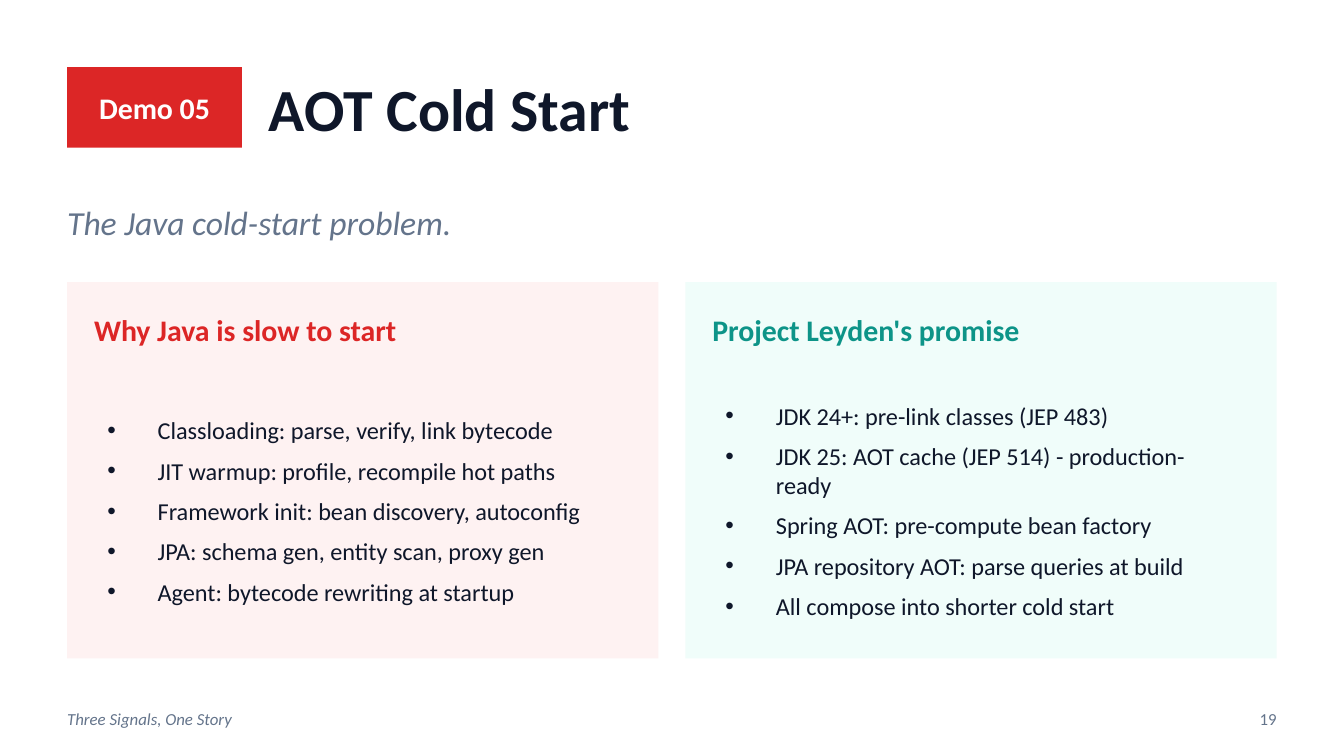
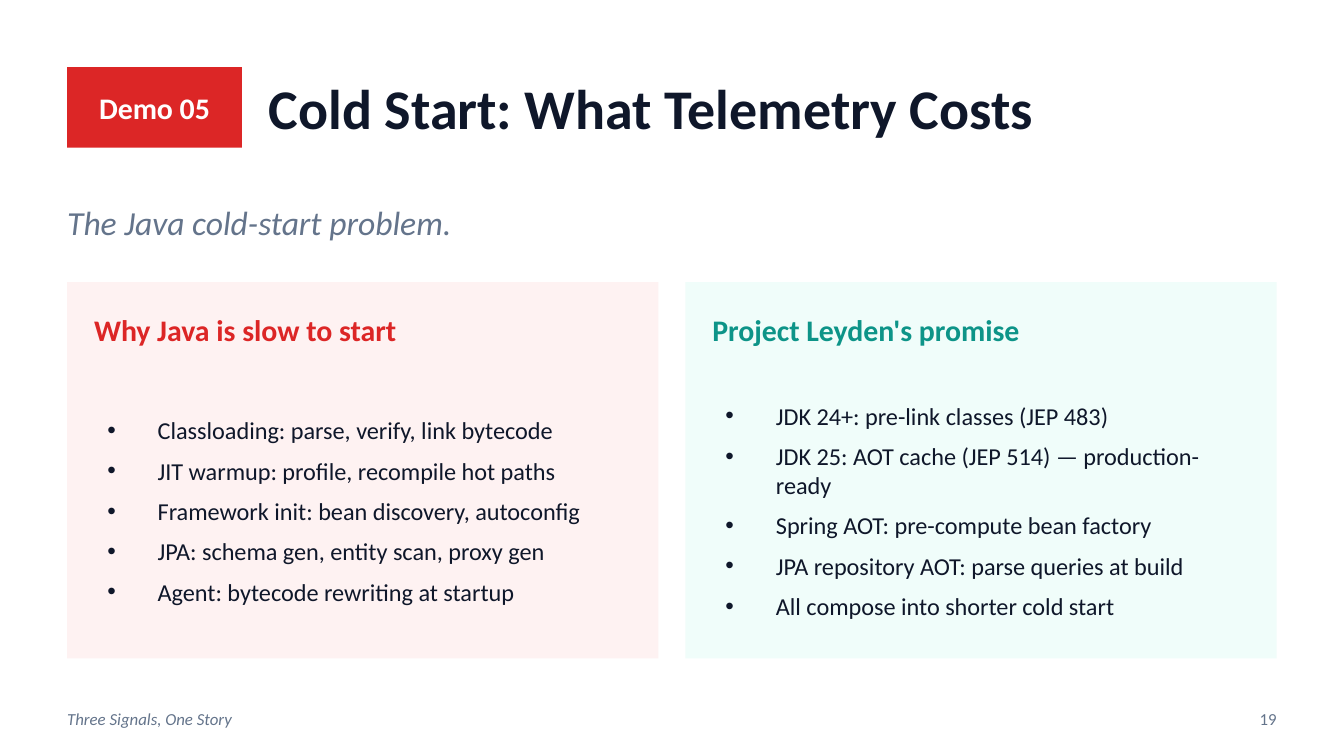
Before and after one commit to patterncatalyst/otel-observability-demos, a slide deck: slide 19 of presentation/three-signals-one-story.pptx. Drawn at 1344x756 pixels with LibreOffice and Linux fonts; fonts in the diff are those of the drawing. Boxes give left, top, right and bottom in pixels: in the first picture for what was removed or moved away, otherwise in the second. Text is boxed around its words. In the diff, an @@ line names an element or a change of style, - is before the commit and + after.

```diff
--- a/presentation/three-signals-one-story.pptx
+++ b/presentation/three-signals-one-story.pptx
@@ text at bbox=[269, 89, 1033, 138]: text changed; size 32 to 30 pt @@
-AOT Cold Start
+Cold Start: What Telemetry Costs
@@ text at bbox=[776, 447, 1199, 498]: text changed @@
-• JDK 25: AOT cache (JEP 514) - production-ready
+• JDK 25: AOT cache (JEP 514) — production-ready
```
Also in this commit, not shown: 8 other slides changed, 1 slide added.
